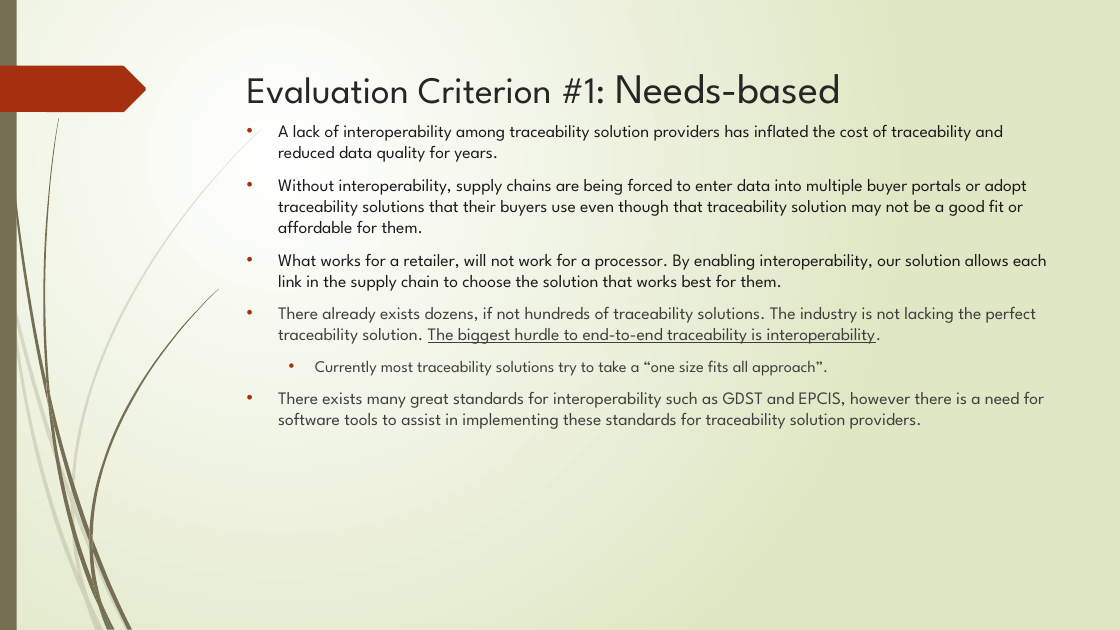
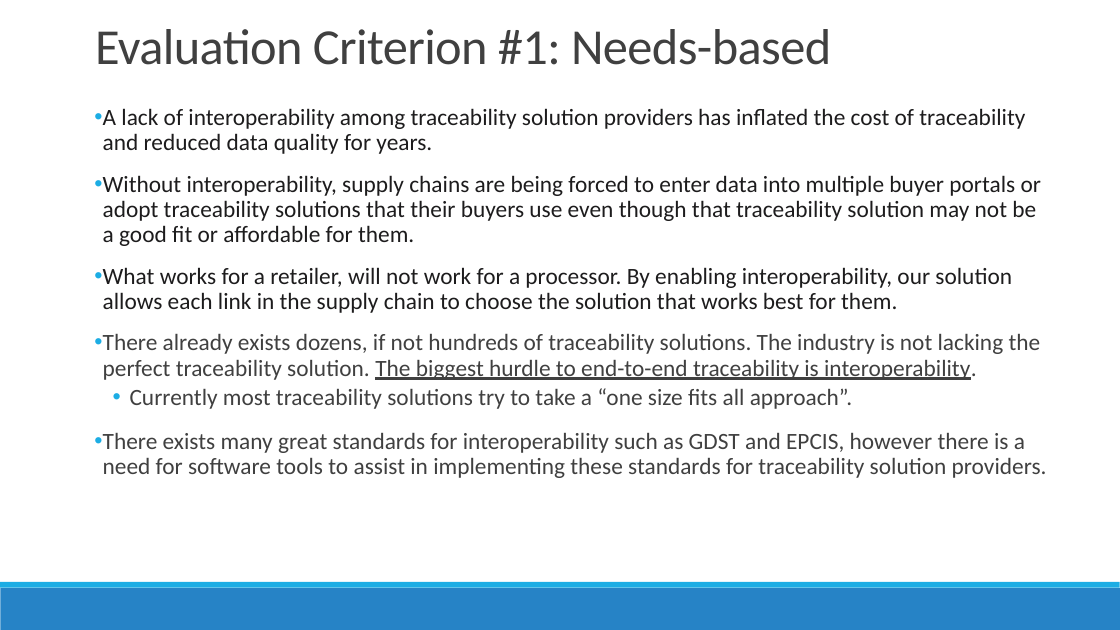
Before and after one commit to TraceabilityInternet/TraceabilityDriver, a slide deck: slide 5 of FDAPresentation.pptx (slide 6 before the commit). Drawn at 1120x630 pixels with LibreOffice and Linux fonts; fonts in the diff are those of the drawing. Boxes give left, top, right and bottom in pixels: in the first picture for what was removed or moved away, otherwise in the second. Text is boxed around its words. In the diff, an @@ line names an element or a change of style, - is before the commit and + after.

```diff
--- a/FDAPresentation.pptx
+++ b/FDAPresentation.pptx
@@ background gradient #FFFFFF to #DFE8C4 to #FFFFFF @@
@@ rectangle removed at <box>0,0,17,630</box> @@
@@ title "Evaluation Criterion #1: Needs-based": place and size @@
-title "Evaluation Criterion #1: Needs-based" at <box>247,74,840,104</box>
+title "Evaluation Criterion #1: Needs-based" at <box>95,29,831,65</box>
@@ title "Evaluation Criterion #1: Needs-based" at <box>95,29,831,65</box>: size 32 to 43.2 pt in "Evaluation Criterion #1:"; size 36 to 43.2 pt in "Needs-based"; font League Spartan to Calibri, text colour #262626 to #404040, letter spacing 0 to -0.5 pt; line spacing 1 to 0.85; vertical alignment top to bottom @@
@@ freeform shape removed at <box>0,66,146,112</box> @@
@@ text "A lack of interoperability among ...": place and size @@
-text "A lack of interoperability among ..." at <box>278,124,1047,429</box>
+text "A lack of interoperability among ..." at <box>103,108,1047,478</box>
@@ text "A lack of interoperability among ..." at <box>103,108,1047,478</box>: size 15 to 20 pt, font League Spartan to Calibri; size 14 to 20 pt in "Currently most traceability solutions try to take ..."; indent changed; line spacing 1 to 0.9; more space between paragraphs; bullet colour #A53010 to #1CADE4; less space between paragraphs @@
@@ rectangle added at <box>87,132,1058,186</box>, fill #FFFFFF, outline #FFFFFF 1.25 pt @@
@@ rectangle added at <box>0,588,1120,630</box>, fill #2683C6 @@
@@ rectangle added at <box>0,582,1120,588</box>, fill #1CADE4 @@
@@ group removed at <box>0,129,262,630</box>: 10 freeform shapes @@
@@ group removed at <box>3,0,218,630</box>: 12 freeform shapes @@
```
Also in this commit, not shown: 10 other slides changed, 1 slide added, 2 slides removed, 3 other files.
